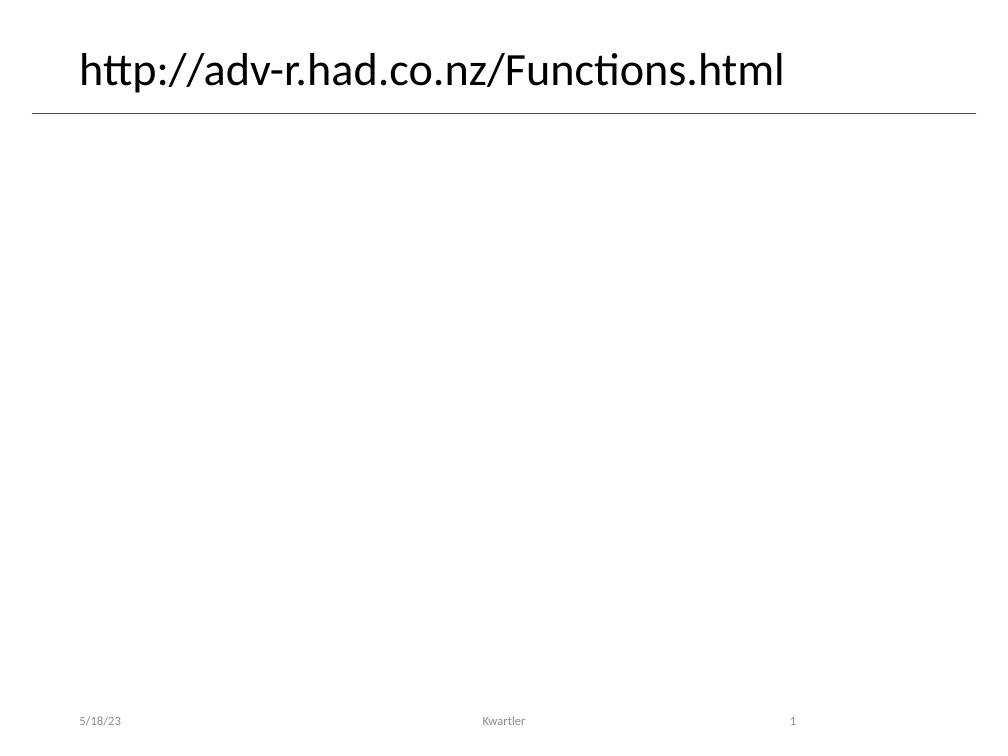
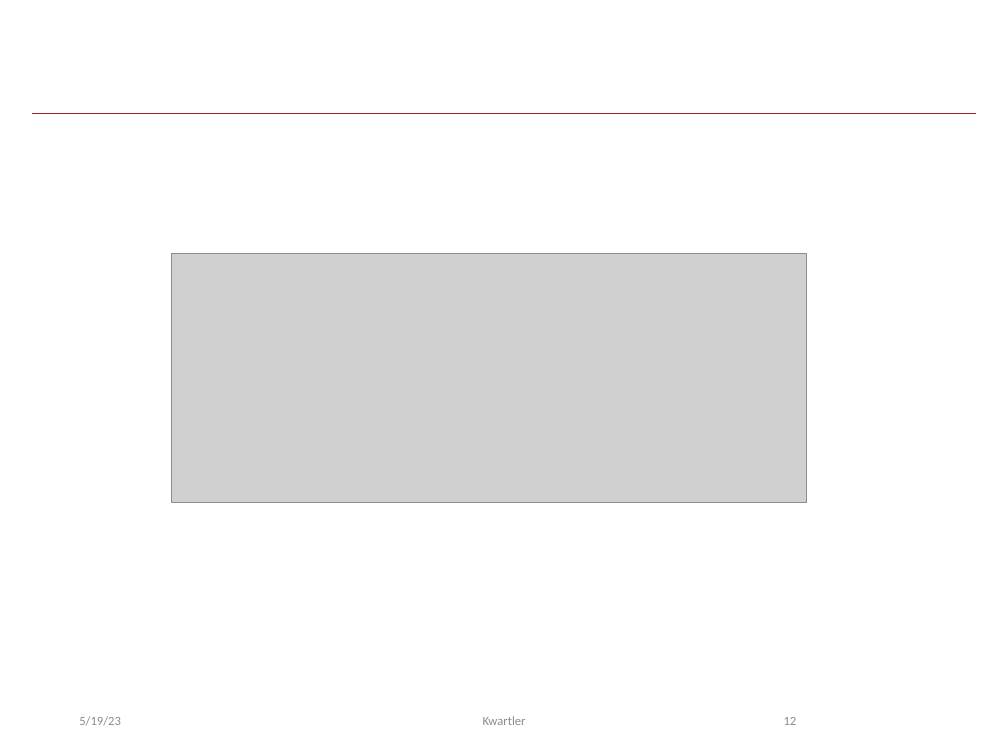
Before and after one commit to kwartler/Hult_Intro2R, a slide deck: slide 12 of lessons/D_Loops_Logicals_Functions/A_Functions.pptx (slide 1 before the commit). Drawn at 1008x756 pixels with LibreOffice and Linux fonts; fonts in the diff are those of the drawing; grey boxes stand for pictures. Boxes give left, top, right and bottom in pixels: in the first picture for what was removed or moved away, otherwise in the second. Text is boxed around its words. In the diff, an @@ line names an element or a change of style, - is before the commit and + after.

Commit message:
add last pptx

```diff
--- a/lessons/D_Loops_Logicals_Functions/A_Functions.pptx
+++ b/lessons/D_Loops_Logicals_Functions/A_Functions.pptx
@@ title removed at box(79, 53, 785, 93) @@
-http://adv-r.had.co.nz/Functions.html
@@ picture added at box(171, 253, 806, 502) @@
@@ page number at box(784, 717, 797, 725): text changed @@
-1
+12
```
Also in this commit, not shown: 18 slides added.
